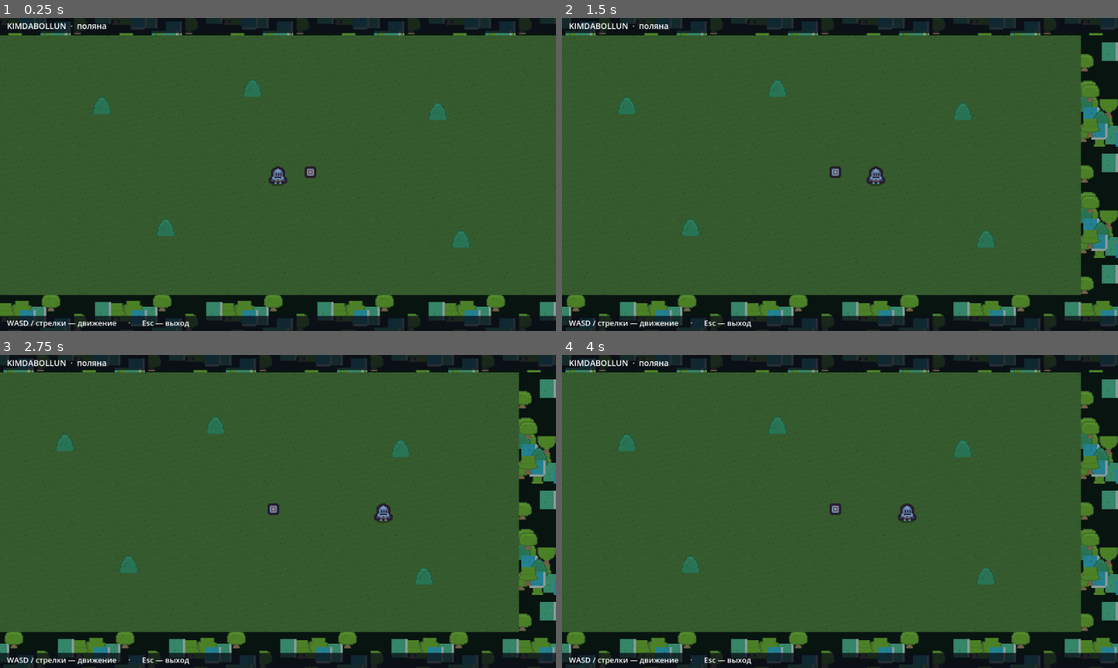
Above: before the commit, frames 1-4 (two rows, left to right).
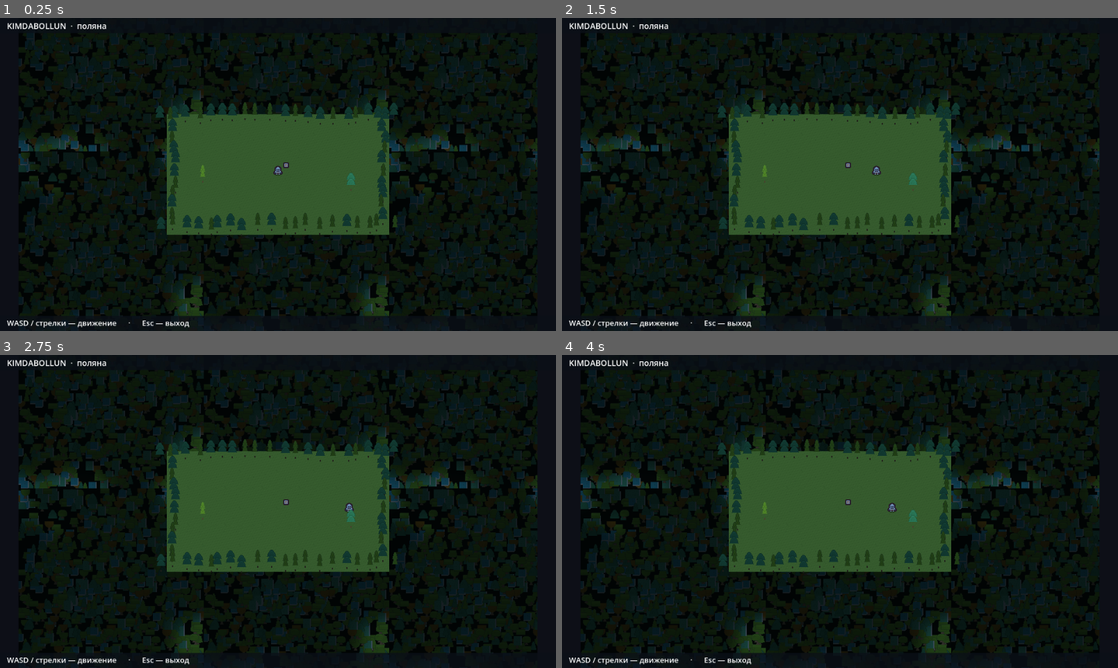
Above: after the commit, the same moments.

Repository: s4m5apu3l/kimdabollun
Game: Godot game, scene res://scenes/main.tscn
The game is run twice, just before and just after one commit, with the same random seed, the same clock (stepped at 60 frames per second) and the same inputs.
Inputs (mouse positions are in pixels of both pictures, inside the frame that each line leads up to):
- Up to frame 1 (0.25 s): no input
- Up to frame 2 (1.5 s): tap Enter at 0.5 s; move the mouse to (962, 158) at 0.52 s; hold D (move_right) 0.53-1.25 s; click (962, 158) at 0.67 s; drag from (728, 190) to (812, 237) at 1.27 s
- Up to frame 3 (2.75 s): tap Space at 2 s; move the mouse to (333, 442) at 2.02 s; hold D (move_right) from 2.03 s (still down)
- Up to frame 4 (4 s): release D (move_right) at 2.75 s; drag from (812, 574) to (673, 464) at 2.77 s; tap Enter at 3.5 s; move the mouse to (1006, 558) at 3.52 s; hold A (move_left) from 3.53 s (still down)

The runs differ from the first frame. In frame 1, 76% of the frame differs, in the area x 0-100%, y 0-100%; in frame 2, 73%; in frame 3, 73%; in frame 4, 73%.

Commit message:
feat: 3/4-подача сцены — зум x3, стена леса и затемнённый фон

Diff:
--- a/scenes/main.tscn
+++ b/scenes/main.tscn
@@ -16,7 +16,7 @@
 [node name="Arena" parent="World" instance=ExtResource("2_arena")]
 
 [node name="Player" parent="World" instance=ExtResource("3_player")]
-position = Vector2(272, 160)
+position = Vector2(192, 104)
 
 [node name="HUD" type="CanvasLayer" parent="."]
 
--- a/scenes/player/player.tscn
+++ b/scenes/player/player.tscn
@@ -19,7 +19,6 @@
 shape = SubResource("RectangleShape2D_body")
 
 [node name="Camera2D" type="Camera2D" parent="."]
-position = Vector2(0, -8)
-zoom = Vector2(2, 2)
+position = Vector2(0, -14)\nzoom = Vector2(3, 3)
 position_smoothing_enabled = true
 position_smoothing_speed = 8.0
--- a/scripts/arena.gd
+++ b/scripts/arena.gd
@@ -1,15 +1,18 @@
 extends Node2D
 class_name Arena
 ## Первая сцена: поляна в тайге.
-## Пол и лес по краю — тайлы Kenney (Roguelike/RPG pack, CC0, 16×16),
-## выложенные через тайлящийся Sprite2D: без швов и без TileSet.
+## Фон — сплошной тёмный лес, поверх — трава поляны, по краю стоят отдельные ели.
+## Так камера никогда не показывает пустоту, а лес читается как стена вокруг поляны.
 
 const TILE := 16
 const TEX_GRASS := preload("res://assets/sprites/grass.png")
-const TEX_PINE := preload("res://assets/sprites/forest.png")
+const TEX_FOREST := preload("res://assets/sprites/forest.png")
 
-@export var room_tiles := Vector2i(34, 18)
-@export var treeline_tiles := 2
+## Насколько фон-лес больше поляны (рисуется с запасом во все стороны).
+const FOREST_MARGIN := 256
+
+@export var room_tiles := Vector2i(24, 13)
+@export var treeline_tiles := 1
 
 var _wall_body: StaticBody2D
 
@@ -18,7 +21,12 @@
 	return Vector2(room_tiles.x * TILE, room_tiles.y * TILE)
 
 
-## Зона, по которой можно ходить: всё, кроме полосы леса по краю.
+## Границы камеры — ровно поляна.
+func camera_rect() -> Rect2:
+	return Rect2(Vector2.ZERO, size_px())
+
+
+## Зона, по которой можно ходить: всё, кроме полосы деревьев по краю.
 func playable_rect() -> Rect2:
 	var pad := float(treeline_tiles * TILE)
 	return Rect2(Vector2(pad, pad), size_px() - Vector2(pad, pad) * 2.0)
@@ -26,13 +34,15 @@
 
 func _ready() -> void:
 	var s := size_px()
-	var t := float(treeline_tiles * TILE)
 
+	# Сплошной лес за пределами поляны.
+	_add_tiled(
+		TEX_FOREST,
+		Vector2(-FOREST_MARGIN, -FOREST_MARGIN),
+		s + Vector2(FOREST_MARGIN, FOREST_MARGIN) * 2.0
+	)
+	# Сама поляна.
 	_add_tiled(TEX_GRASS, Vector2.ZERO, s)
-	_add_tiled(TEX_PINE, Vector2(0.0, 0.0), Vector2(s.x, t))
-	_add_tiled(TEX_PINE, Vector2(0.0, s.y - t), Vector2(s.x, t))
-	_add_tiled(TEX_PINE, Vector2(0.0, t), Vector2(t, s.y - t * 2.0))
-	_add_tiled(TEX_PINE, Vector2(s.x - t, t), Vector2(t, s.y - t * 2.0))
 
 	_build_walls()
 
@@ -45,6 +55,7 @@
 	sprite.region_rect = Rect2(Vector2.ZERO, area)
 	sprite.centered = false
 	sprite.position = at
+	sprite.modulate = Color(0.42, 0.48, 0.56, 1.0) if area.x > 400.0 else Color.WHITE
 	add_child(sprite)
 
 
--- a/scripts/main.gd
+++ b/scripts/main.gd
@@ -2,8 +2,12 @@
 ## Корневая сцена: собирает поляну, героя и декор,
 ## раздаёт границы камеры и умеет делать скриншоты для проверки (--shot).
 
-const SPRITE_PINE := preload("res://assets/sprites/pine_cold.png")
+const SPRITE_PINE := preload("res://assets/sprites/tree_big_cold.png")
 const SPRITE_CHEST := preload("res://assets/sprites/chest.png")
+const SPRITE_TREE := preload("res://assets/sprites/tree_big.png")
+
+## Затемнение леса по краю: центр поляны должен читаться как освещённый.
+const NIGHT := Color(0.42, 0.48, 0.56, 1.0)
 
 var _arena: Arena
 var _player: Player
@@ -13,7 +17,7 @@
 	_arena = $World/Arena
 	_player = $World/Player
 
-	_player.set_bounds(_arena.playable_rect(), Rect2(Vector2.ZERO, _arena.size_px()))
+	_player.set_bounds(_arena.playable_rect(), _arena.camera_rect())
 	_spawn_decor()
 	_maybe_capture()
 
@@ -26,20 +30,43 @@
 func _spawn_decor() -> void:
 	# Отдельные деревья внутри поляны: с героем они делят Y-sort,
 	# поэтому получается честное перекрытие по глубине.
-	_add_sprite(SPRITE_PINE, Vector2(120.0, 100.0))
-	_add_sprite(SPRITE_PINE, Vector2(250.0, 85.0))
-	_add_sprite(SPRITE_PINE, Vector2(410.0, 105.0))
-	_add_sprite(SPRITE_PINE, Vector2(175.0, 205.0))
-	_add_sprite(SPRITE_PINE, Vector2(430.0, 215.0))
-	_add_sprite(SPRITE_CHEST, Vector2(300.0, 158.0))
+	# Верхний край — стена леса отдельными высокими елями.
+	# Они в том же Y-sorted узле, что и герой, поэтому он честно уходит за них.
+	var rng := RandomNumberGenerator.new()
+	rng.seed = 7
+	var size := _arena.size_px()
+
+	# Верхний и нижний край.
+	var x := -12.0
+	while x < size.x + 12.0:
+		_add_sprite(_pick_tree(rng), Vector2(x + rng.randf_range(-4.0, 4.0), rng.randf_range(10.0, 18.0)), NIGHT)
+		_add_sprite(_pick_tree(rng), Vector2(x + rng.randf_range(-6.0, 6.0), size.y + rng.randf_range(-8.0, 2.0)), NIGHT)
+		x += rng.randf_range(16.0, 26.0)
+
+	# Боковые края.
+	var y := 18.0
+	while y < size.y - 10.0:
+		_add_sprite(_pick_tree(rng), Vector2(rng.randf_range(6.0, 15.0), y), NIGHT)
+		_add_sprite(_pick_tree(rng), Vector2(size.x - rng.randf_range(6.0, 15.0), y), NIGHT)
+		y += rng.randf_range(16.0, 24.0)
+
+	# Пара елей внутри поляны — для глубины сцены.
+	_add_sprite(SPRITE_TREE, Vector2(62.0, 118.0))
+	_add_sprite(SPRITE_PINE, Vector2(318.0, 132.0))
+	_add_sprite(SPRITE_CHEST, Vector2(206.0, 96.0))
 
 
-func _add_sprite(texture: Texture2D, at: Vector2) -> void:
+func _pick_tree(rng: RandomNumberGenerator) -> Texture2D:
+	return SPRITE_TREE if rng.randi() % 2 == 0 else SPRITE_PINE
+
+
+func _add_sprite(texture: Texture2D, at: Vector2, tint: Color = Color.WHITE) -> void:
 	var sprite := Sprite2D.new()
 	sprite.texture = texture
 	sprite.position = at
 	# Точка опоры — нижняя кромка спрайта.
 	sprite.offset = Vector2(0.0, -float(texture.get_height()) * 0.5)
+	sprite.modulate = tint
 	$World.add_child(sprite)
 
 
Binary file changed: assets/sprites/forest.png
Binary file added: assets/sprites/tree_big.png
Not shown, added: assets/sprites/tree_big.png.import
Binary file added: assets/sprites/tree_big_cold.png
Not shown, added: assets/sprites/tree_big_cold.png.import
Not shown, added: z_cliffs.png.import
